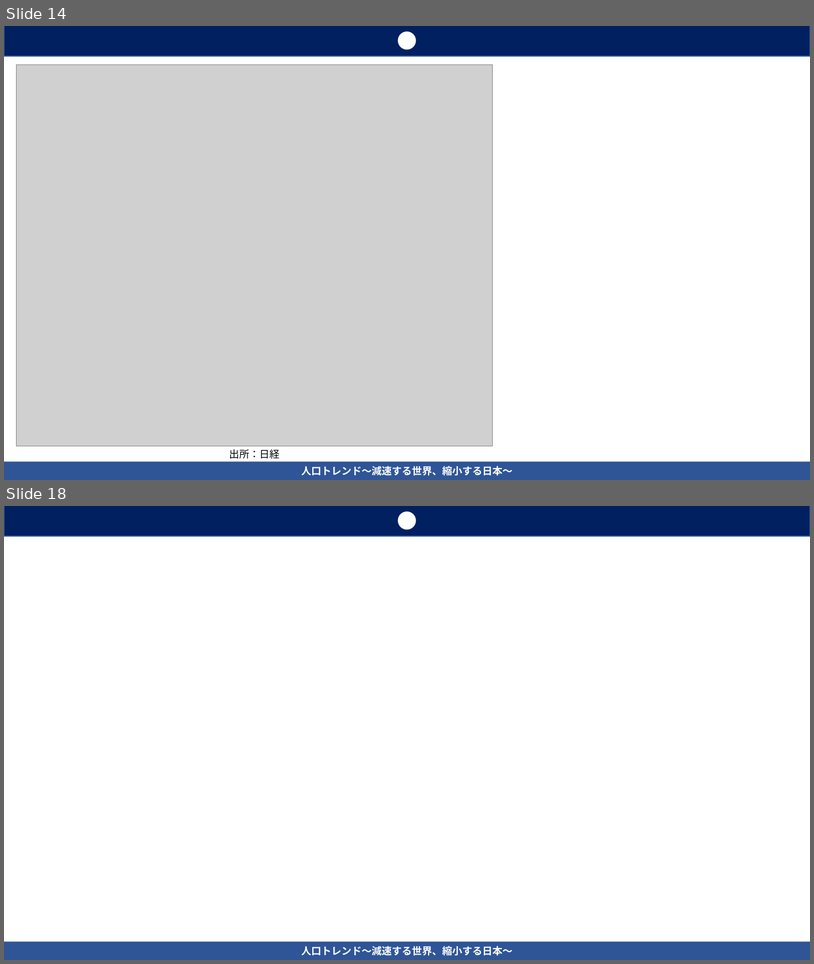
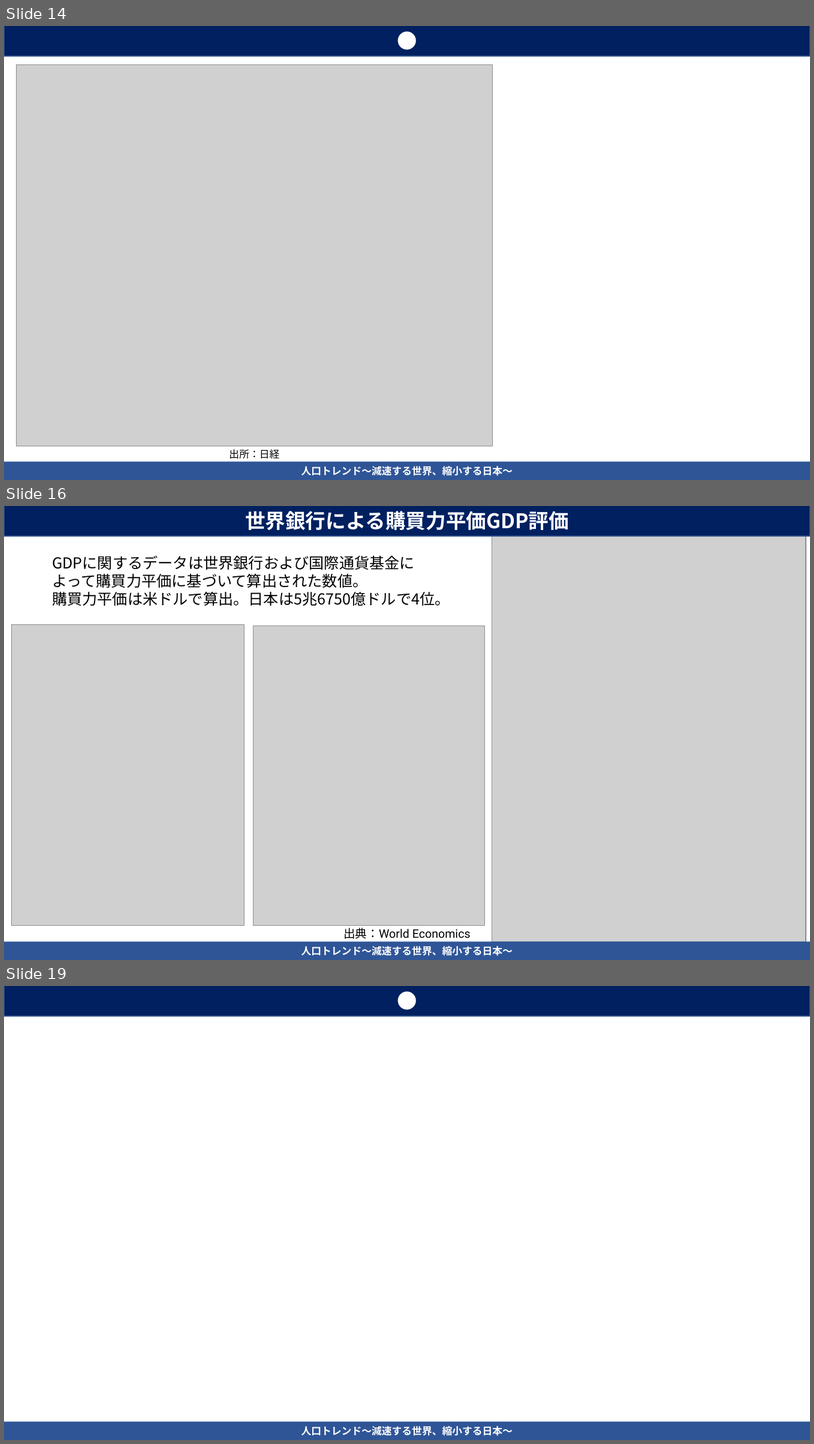
Before and after one commit to abe3yutaka/population-reduction, a slide deck: Work-X勉強会_人口トレンド_追加資料.pptx. Shown one above the other, each under a label of ours: slides 14 and 18 before the commit, slides 14, 16 and 19 after it; the slides between them are not shown. The pictures are 814x964 and 814x1444 pixels, drawn with LibreOffice and Linux fonts; fonts in the diff are those of the drawing; grey boxes stand for pictures. Boxes give left, top, right and bottom in pixels: in the first picture for what was removed or moved away, otherwise in the second. Text is boxed around its words. In the diff, an @@ line names an element or a change of style, - is before the commit and + after.

```diff
--- a/Work-X勉強会_人口トレンド_追加資料.pptx
+++ b/Work-X勉強会_人口トレンド_追加資料.pptx
@@ slide 16 added at [4,506,810,960], background #FFFFFF @@
@@ rectangle added at [4,506,810,536], fill #002060, outline #325491 1 pt, 24 pt, text #FFFFFF, bold @@
+世界銀行による購買力平価GDP評価
@@ picture added at [493,536,807,942] @@
@@ text added at [52,573,450,606], 18 pt, text #000000 @@
+GDPに関するデータは世界銀行および国際通貨基金によって購買力平価に基づいて算出された数値。
+購買力平価は米ドルで算出。日本は5兆6750億ドルで4位。
@@ picture added at [11,625,244,925] @@
@@ picture added at [253,626,485,925] @@
@@ text added at [344,927,471,939], 14 pt, text #000000 @@
+出典：World Economics
@@ rectangle added at [4,942,810,960], fill #2F5597, 12 pt, text #FFFFFF, bold @@
+人口トレンド～減速する世界、縮小する日本～
@@ what was slide 18 is now slide 19 @@
```
Also in this commit, not shown: 4 slides changed.
